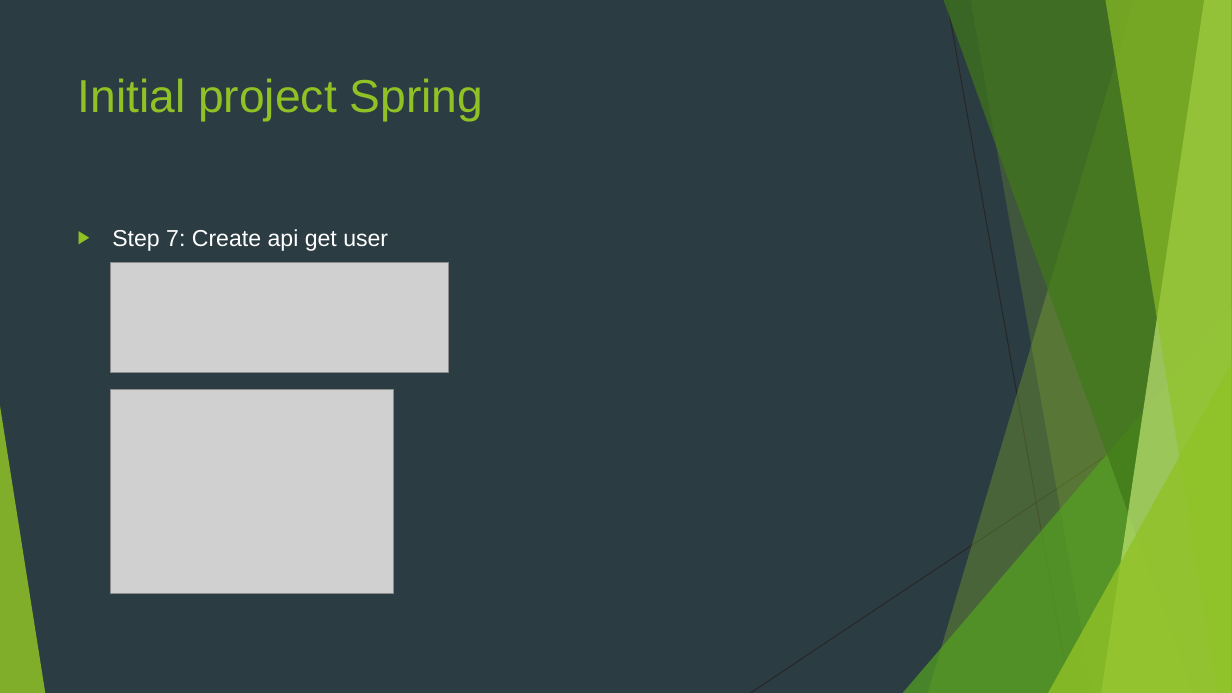
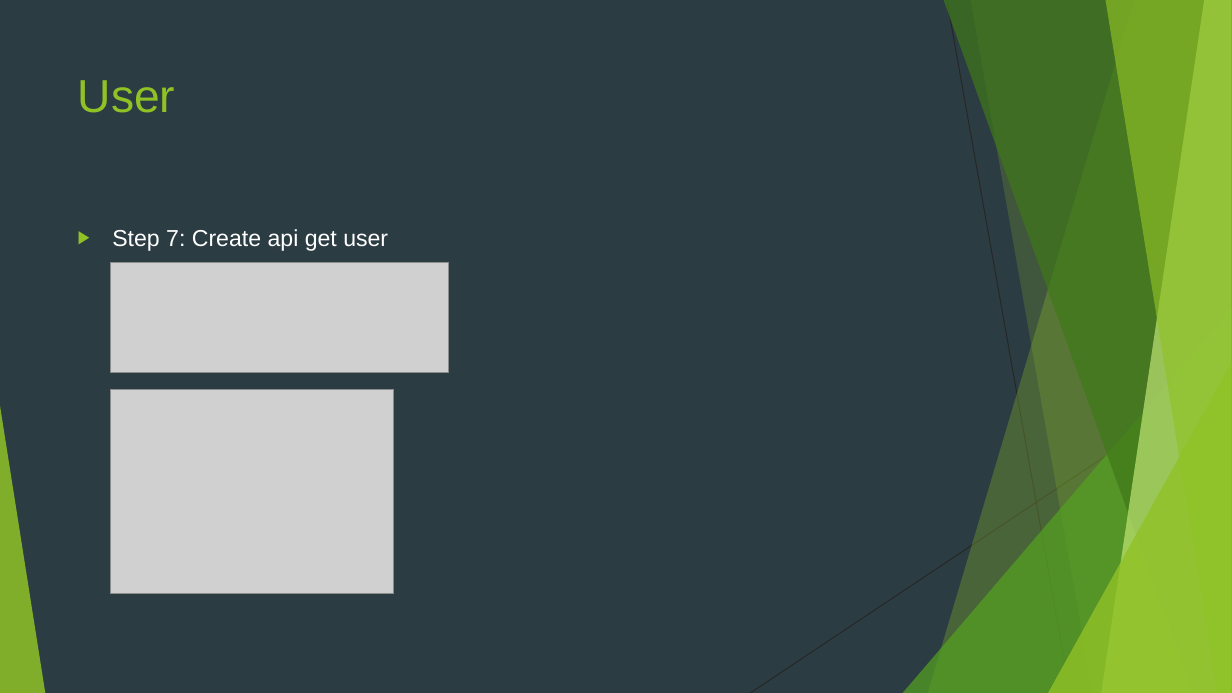
Before and after one commit to sobbingwind/SpringBoot, a slide deck: slide 35 of 02.RESTful API.pptx. Drawn at 1232x693 pixels with LibreOffice and Linux fonts; fonts in the diff are those of the drawing; grey boxes stand for pictures. Boxes give left, top, right and bottom in pixels: in the first picture for what was removed or moved away, otherwise in the second. Text is boxed around its words. In the diff, an @@ line names an element or a change of style, - is before the commit and + after.

```diff
--- a/02.RESTful API.pptx
+++ b/02.RESTful API.pptx
@@ title at (78,80,176,113): text changed @@
-Initial project Spring
+User
```
Also in this commit, not shown: 15 other slides changed, 18 slides added.
